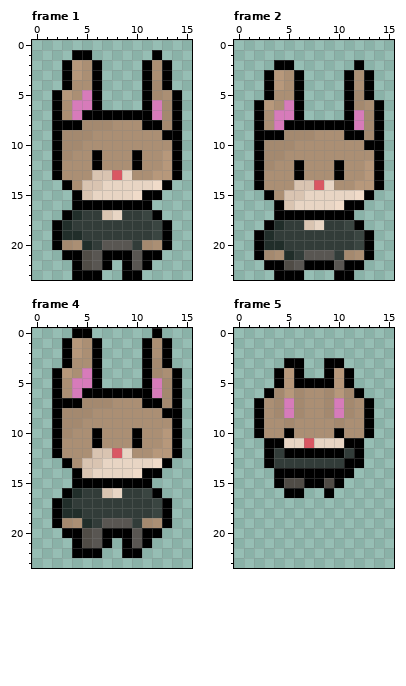
File history of a pixel-art file, Sprites/Player/BurrowAnimation.ase. The picture above is the old version.
16x24 pixels, 11 frames. Shown: frame 1, frame 2, frame 4, frame 5. The commit also changed other frames, which this record leaves out.
Now the later version:
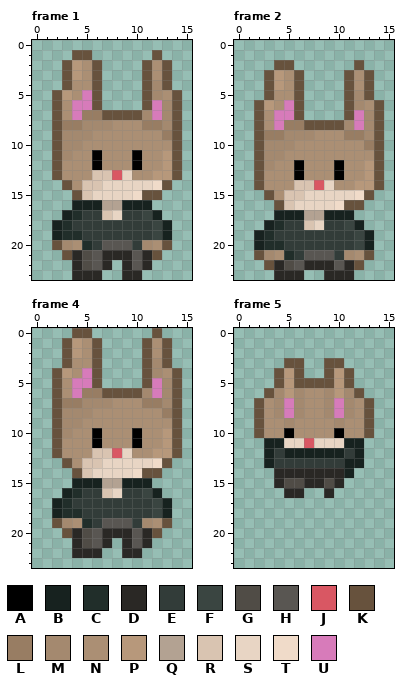
Palette (. is transparent): A #000000  B #17221f  C #212e2a  D #2a2825  E #323c39  F #3a4541  G #504c46  H #595652  J #d95763  K #67523d  L #987d63  M #a4896f  N #ab8f74  P #b7987b  Q #b3a292  R #d9c4b1  S #e8d5c4  T #f0dbc9  U #d77bba
What changed:
Frame 1:
Colour A becomes colour B in row 16 at x 4 to 6 and 9 to 11; in row 17 at x 3 and 12; in rows 18 to 19 at x 2 and 13.
Colour A becomes colour D in row 21 at x 4, 7 to 9 and 11; in row 22 at x 4, 7, 9 and 11; in row 23 at x 4 to 6 and 9 to 10.
Colour A becomes colour K in row 1 at x 4 to 5 and 12; in rows 2 to 4 at x 3, 6, 11 and 13; in rows 5 to 6 at x 2, 6, 11 and 14; in row 7 at x 2, 7 to 10 and 14; in rows 8 to 13 at x 2 and 14; in row 14 at x 3 and 13.
Colour A becomes colour K in row 15 at x 4 and 11 to 12; in row 20 at x 2 and 13; in row 21 at x 3 and 12.
Colour A becomes colour L in row 7 at x 5 to 6; in row 8 at x 3 to 4 and 11 to 12; in row 9 at x 13.
Colour A becomes colour M in row 7 at x 11.
Colour A becomes colour Q in row 16 at x 7 to 8.
Frame 2:
Colour A becomes colour B in row 17 at x 4 to 6 and 9 to 11; in row 18 at x 3 and 12; in rows 19 to 20 at x 2 and 13.
The author put colour D in row 23 at x 9.
Colour A becomes colour D in row 22 at x 4, 7 to 9 and 11; in row 23 at x 4 to 6 and 10 to 11.
Colour A becomes colour K in row 2 at x 4 to 5 and 12; in rows 3 to 5 at x 3, 6, 11 and 13; in rows 6 to 7 at x 2, 6, 11 and 14; in row 8 at x 2, 7 to 10 and 14; in rows 9 to 14 at x 2 and 14; in row 15 at x 3 and 13.
Colour A becomes colour K in row 16 at x 4 and 11 to 12; in row 21 at x 2 and 13; in row 22 at x 3 and 12.
Colour A becomes colour L in row 8 at x 5 to 6; in row 9 at x 3 to 4 and 11 to 12; in row 10 at x 13.
Colour A becomes colour M in row 8 at x 11.
Colour A becomes colour Q in row 17 at x 7 to 8.
Frame 4:
Colour A becomes colour B in row 15 at x 4 to 6 and 9 to 11; in row 16 at x 3 and 12; in rows 17 to 18 at x 2 and 13.
Colour A becomes colour D in row 20 at x 4, 7 to 9 and 11; in row 21 at x 4, 7, 9 and 11; in row 22 at x 4 to 6 and 9 to 10.
Colour A becomes colour K in row 0 at x 4 to 5 and 12; in rows 1 to 3 at x 3, 6, 11 and 13; in rows 4 to 5 at x 2, 6, 11 and 14; in row 6 at x 2, 7 to 10 and 14; in rows 7 to 12 at x 2 and 14; in row 13 at x 3 and 13.
Colour A becomes colour K in row 14 at x 4 and 11 to 12; in row 19 at x 2 and 13; in row 20 at x 3 and 12.
Colour A becomes colour L in row 6 at x 5 to 6; in row 7 at x 3 to 4 and 11 to 12; in row 8 at x 13.
Colour A becomes colour M in row 6 at x 11.
Colour A becomes colour Q in row 15 at x 7 to 8.
Frame 5:
Colour A becomes colour B in row 11 at x 3 to 4 and 11 to 12; in row 12 at x 3, 5 to 10 and 12; in row 13 at x 3 and 11 to 12; in row 14 at x 11.
Colour A becomes colour D in row 14 at x 4 to 10; in row 15 at x 4, 7 to 8 and 10; in row 16 at x 5 to 6 and 9.
Colour A becomes colour K in row 3 at x 5 to 6 and 9 to 10; in row 4 at x 4, 6, 9 and 11; in row 5 at x 4, 6 to 9 and 11; in row 6 at x 3 and 12; in rows 7 to 10 at x 2 and 13.
Boxes around the changes in both pictures, in picture pixels (x1, y1, x2, y2):
changed: (52, 50, 182, 280)
changed: (254, 60, 384, 280)
changed: (52, 328, 182, 558)
changed: (254, 358, 374, 498)
